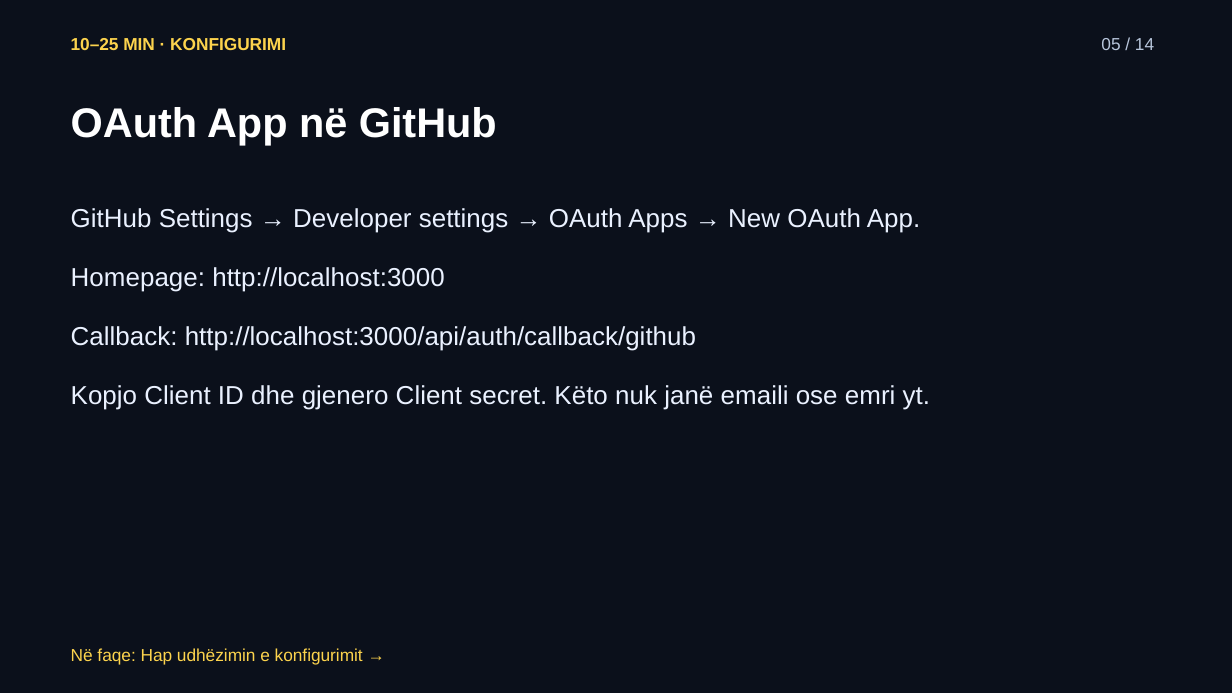
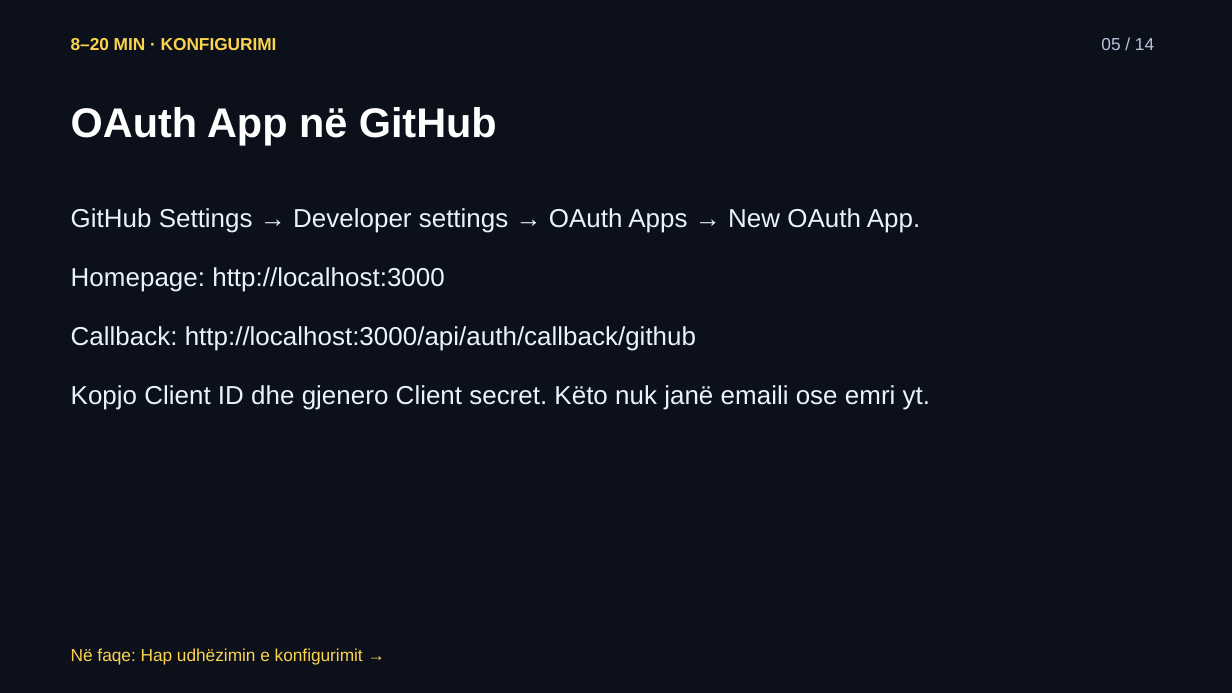
Before and after one commit to arbenl/arbenl.github.io, a slide deck: slide 5 of lendet/2026-2027/mobile/lectures/ushtrimet-05-hyrja-lejet-rideshare-2026.pptx. Drawn at 1232x693 pixels with LibreOffice and Linux fonts; fonts in the diff are those of the drawing. Boxes give left, top, right and bottom in pixels: in the first picture for what was removed or moved away, otherwise in the second. Text is boxed around its words. In the diff, an @@ line names an element or a change of style, - is before the commit and + after.

```diff
--- a/lendet/2026-2027/mobile/lectures/ushtrimet-05-hyrja-lejet-rideshare-2026.pptx
+++ b/lendet/2026-2027/mobile/lectures/ushtrimet-05-hyrja-lejet-rideshare-2026.pptx
@@ text at [71,38,277,50]: text changed @@
-10–25 MIN · KONFIGURIMI
+8–20 MIN · KONFIGURIMI
```
Also in this commit, not shown: 10 other slides changed, 24 other files.
